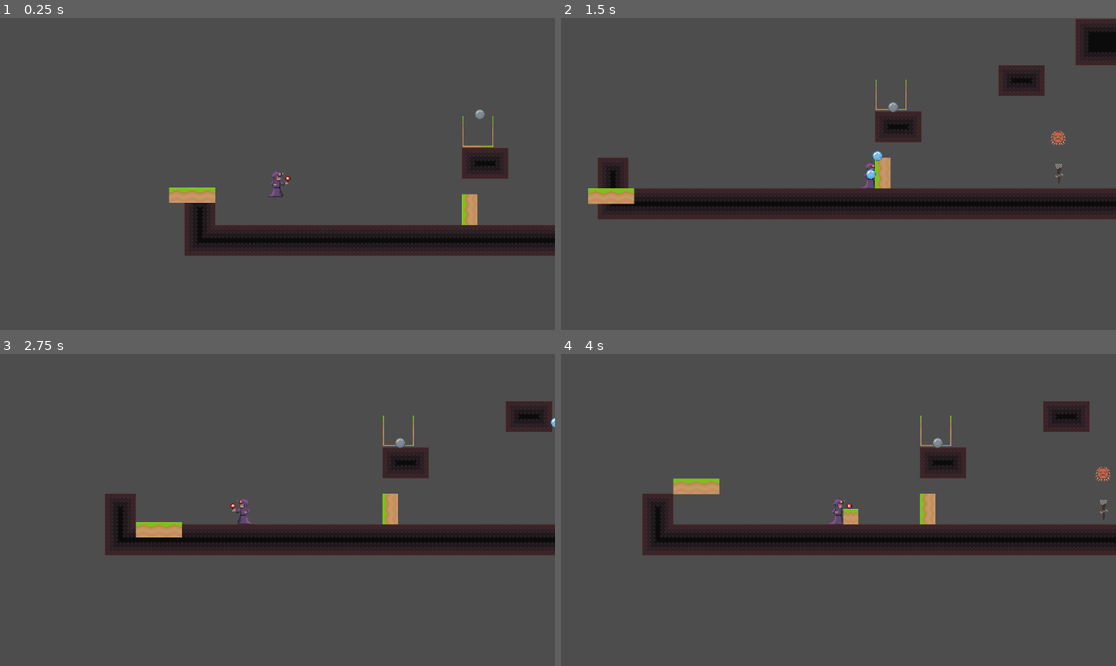
Above: before the commit, frames 1-4 (two rows, left to right).
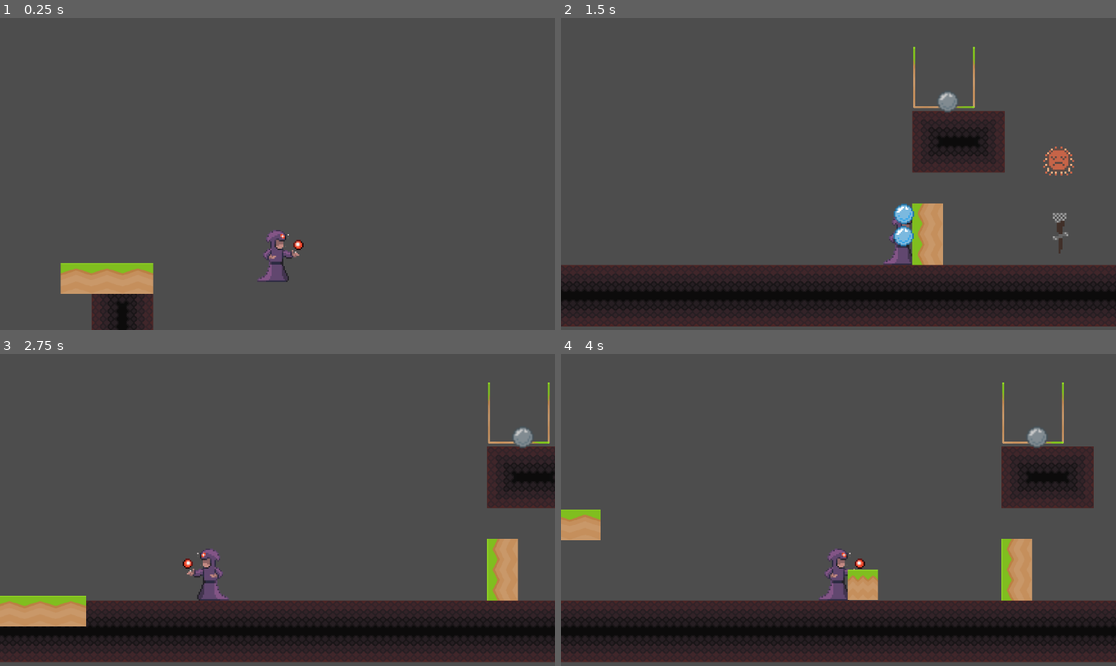
Above: after the commit, the same moments.

Repository: hanseei/superwizquest
Game: Godot game, scene res://Assets/Nodes/Scenes/TestStage.tscn
The game is run twice, just before and just after one commit, with the same random seed, the same clock (stepped at 60 frames per second) and the same inputs.
Inputs:
- Up to frame 1 (0.25 s): no input
- Up to frame 2 (1.5 s): hold Shift (shift) 0.53-1.28 s; hold D (move_right) from 0.53 s (still down); tap W (move_up) at 0.77 s; tap Space (space) at 1.35 s
- Up to frame 3 (2.75 s): tap W (move_up) at 1.52 s; release D (move_right) at 2.03 s; hold A (move_left) from 2.03 s (still down); hold Shift (shift) from 2.03 s (still down)
- Up to frame 4 (4 s): release A (move_left) at 2.78 s; release Shift (shift) at 2.78 s; hold D (move_right) from 2.78 s (still down); tap Space (space) at 2.85 s; tap W (move_up) at 3.02, 3.77 s; hold Shift (shift) from 3.53 s (still down)

The runs differ from the first frame. In frame 1, 12% of the frame differs, in the area x 10-100%, y 29-100%; in frame 2, 38%, in the area x 0-100%, y 0-99%; in frame 3, 35%; in frame 4, 38%.

Commit message:
Minor changes to camera and water pressure

Diff:
--- a/Assets/Nodes/Actors/Player/Scripts/water.gd
+++ b/Assets/Nodes/Actors/Player/Scripts/water.gd
@@ -1,6 +1,7 @@
 extends Area2D
 
-@export var speed := 800
+@export var speed := 500
+
 var velocity := Vector2.ZERO
 
 func _physics_process(delta: float) -> void:
--- a/Assets/Nodes/Scenes/TestStage.tscn
+++ b/Assets/Nodes/Scenes/TestStage.tscn
@@ -351,6 +351,8 @@
 position = Vector2(129, 502)
 
 [node name="Camera2D" type="Camera2D" parent="Player"]
+offset = Vector2(0, -64)
+zoom = Vector2(2, 2)
 position_smoothing_enabled = true
 drag_left_margin = 0.5
 drag_right_margin = 0.53
@@ -364,12 +366,12 @@
 shape = SubResource("RectangleShape2D_vwov1")
 
 [node name="Torch" parent="." instance=ExtResource("4_vwov1")]
-position = Vector2(894, 587)
+position = Vector2(666, 584)
 scale = Vector2(2, 2)
 
 [node name="Toggletest" parent="." node_paths=PackedStringArray("triggerObjectArray") instance=ExtResource("5_57x3k")]
 texture_filter = 1
-position = Vector2(892, 518)
+position = Vector2(664, 515)
 triggerObjectArray = [NodePath("../Torch")]
 
 [node name="torch" parent="." instance=ExtResource("4_vwov1")]
@@ -444,7 +446,7 @@
 text = "NOR"
 
 [node name="Bucket" parent="." instance=ExtResource("6_l42a0")]
-position = Vector2(1042, 602)
+position = Vector2(814, 599)
 scale = Vector2(2, 2)
 
 [node name="MovingPlatform" parent="." instance=ExtResource("8_nj415")]
Not shown: 1 places in Assets/Nodes/Scenes/TestStage.tscn that only renumber resources
